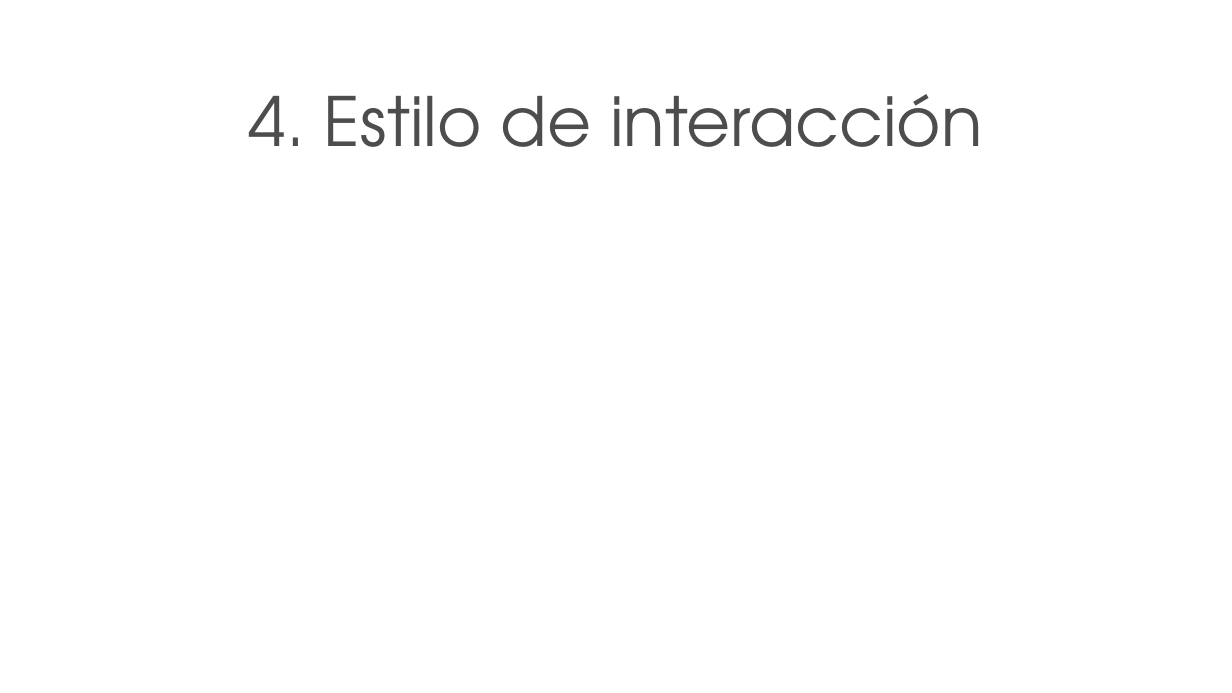
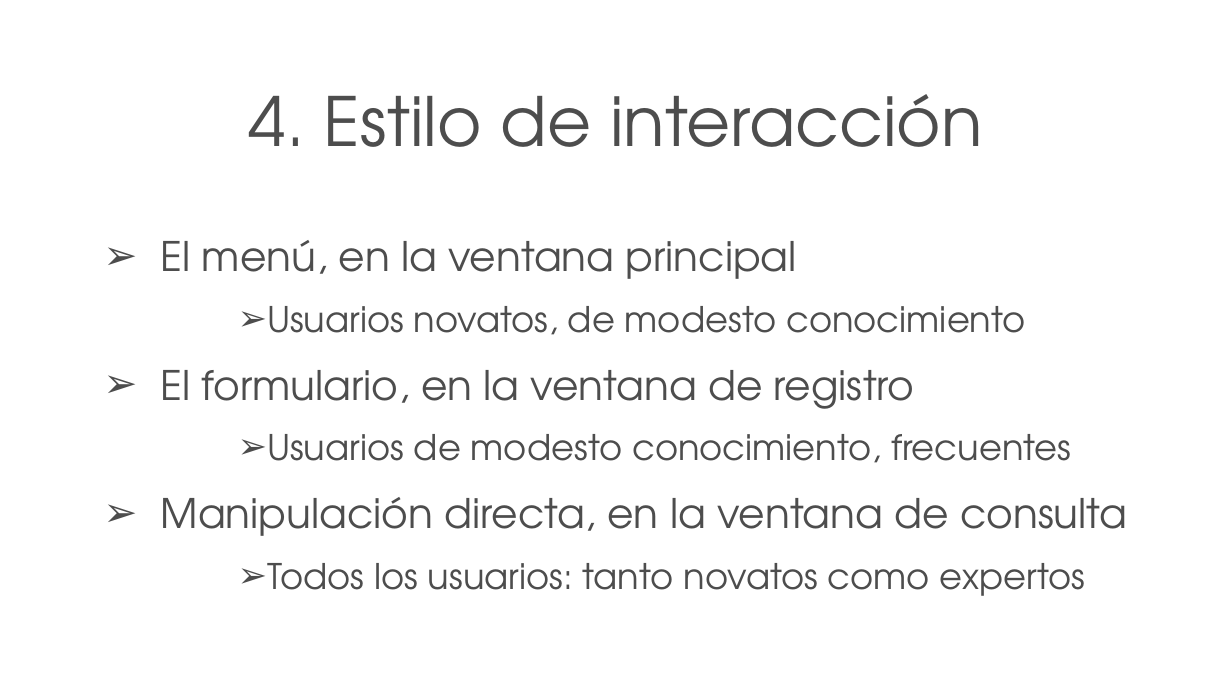
Before and after one commit to Dmon4516/IPC-Practices, a slide deck: slide 14 of Practica8/presentacion/Proyecto Práctica 8.ppt (slide 16 before the commit). Drawn at 1232x693 pixels with LibreOffice and Linux fonts; fonts in the diff are those of the drawing; background and template pictures are left out. Boxes give left, top, right and bottom in pixels: in the first picture for what was removed or moved away, otherwise in the second. Text is boxed around its words. In the diff, an @@ line names an element or a change of style, - is before the commit and + after.

```diff
--- a/Practica8/presentacion/Proyecto Práctica 8.ppt
+++ b/Practica8/presentacion/Proyecto Práctica 8.ppt
@@ text added at (161, 240, 1127, 596), 26 pt, text #4D4D4D @@
+➢ El menú, en la ventana principal
+  ➢ Usuarios novatos, de modesto conocimiento
+➢ El formulario, en la ventana de registro
+  ➢ Usuarios de modesto conocimiento, frecuentes
+➢ Manipulación directa, en la ventana de consulta
+  ➢ Todos los usuarios: tanto novatos como expertos
```
Also in this commit, not shown: 5 other slides changed, 2 slides removed, 3 other files.
